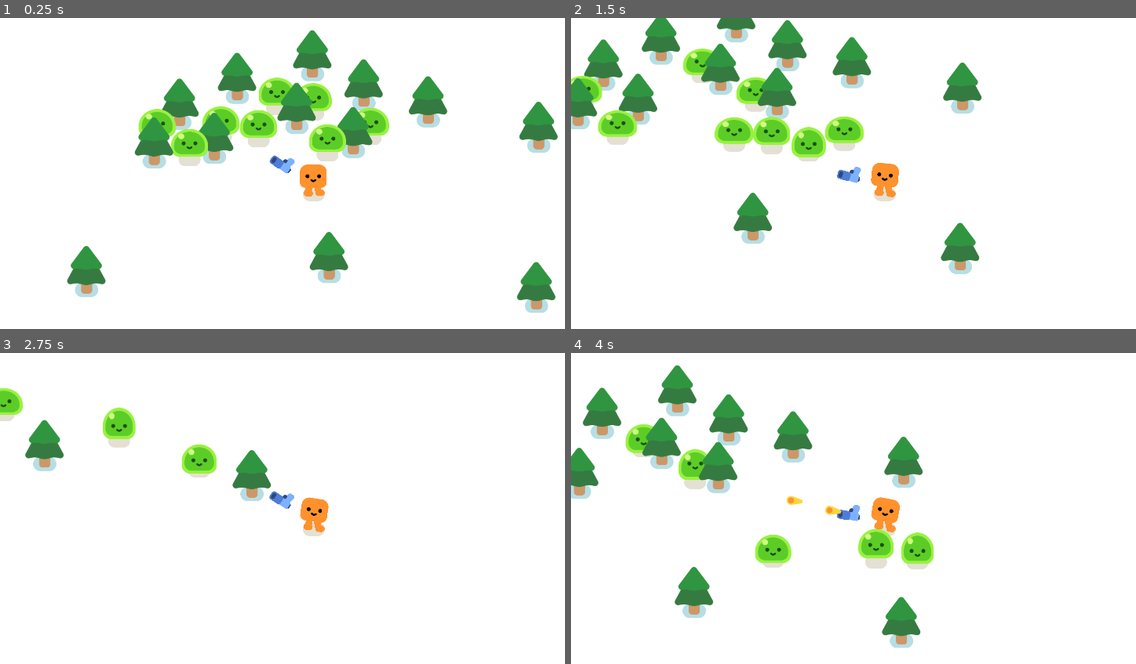
Above: before the commit, frames 1-4 (two rows, left to right).
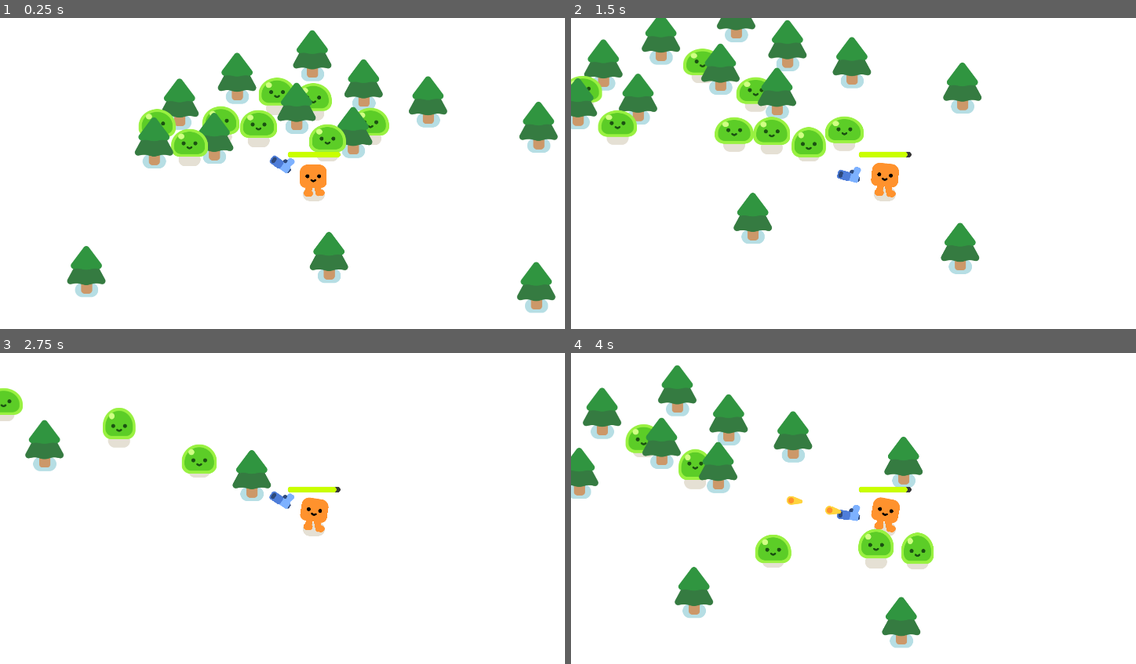
Above: after the commit, the same moments.

Repository: GlutenFreeGrass/Final-Project-Vampire-Survivor
Game: Godot game, scene res://survivors_game.tscn
Same seed, same stepped clock (60 frames per second), same inputs: the game is played once before the commit and once after it.
Inputs:
- Up to frame 1 (0.25 s): no input
- Up to frame 2 (1.5 s): hold D (move_right) 0.53-1.28 s; hold S (move_down) from 1.28 s (still down)
- Up to frame 3 (2.75 s): release S (move_down) at 2.03 s; hold D (move_right) from 2.03 s (still down)
- Up to frame 4 (4 s): release D (move_right) at 2.78 s; hold W (move_up) 2.78-3.53 s; hold A (move_left) from 3.53 s (still down)

The runs differ from the first frame. In frame 1, 0.2% of the frame differs, in the area x 50-61%, y 42-45%; in frame 2, 0.2%; in frame 3, 0.2%, in the area x 20-61%, y 17-45%; in frame 4, 0.2%.

Commit message:
Add Working Health Bar

Diff:
--- a/2d-project-start/character_body_2d.gd
+++ b/2d-project-start/character_body_2d.gd
@@ -1,13 +1,8 @@
 extends CharacterBody2D
 
+signal health_depleted
 
-
-
-
-
-
-
-
+var health = 100.0
 
 func _physics_process(delta):
 	var direction = Input.get_vector("move_left","move_right", "move_up", "move_down")
@@ -18,3 +13,13 @@
 		%HappyBoo.play_walk_animation()
 	else:
 		%HappyBoo.play_idle_animation()
+
+	const DAMAGE_RATE = 25.0
+	var overlapping_mobs = %HurtBox.get_overlapping_bodies()
+	if overlapping_mobs.size() > 0:
+		health -= DAMAGE_RATE * overlapping_mobs.size() * delta
+		%ProgressBar.value = health
+		if health <= 0.0:
+			health_depleted.emit()
+
+		#1:56:32
--- a/2d-project-start/player.tscn
+++ b/2d-project-start/player.tscn
@@ -6,6 +6,23 @@
 
 [sub_resource type="CircleShape2D" id="CircleShape2D_ihnyb"]
 radius = 33.0151
+
+[sub_resource type="CircleShape2D" id="CircleShape2D_ag51m"]
+radius = 39.4588
+
+[sub_resource type="StyleBoxFlat" id="StyleBoxFlat_52hvv"]
+bg_color = Color(0.211765, 0.211765, 0.211765, 1)
+corner_radius_top_left = 8
+corner_radius_top_right = 8
+corner_radius_bottom_right = 8
+corner_radius_bottom_left = 8
+
+[sub_resource type="StyleBoxFlat" id="StyleBoxFlat_wsuq3"]
+bg_color = Color(0.788235, 1, 0, 1)
+corner_radius_top_left = 8
+corner_radius_top_right = 8
+corner_radius_bottom_right = 8
+corner_radius_bottom_left = 8
 
 [node name="Player" type="CharacterBody2D"]
 script = ExtResource("1_2lxd6")
@@ -18,7 +35,28 @@
 position = Vector2(0, -6)
 shape = SubResource("CircleShape2D_ihnyb")
 
+[node name="Gun" parent="." instance=ExtResource("3_7xr2s")]
+position = Vector2(0, -45)
+
+[node name="HurtBox" type="Area2D" parent="."]
+unique_name_in_owner = true
+collision_layer = 0
+collision_mask = 2
+
+[node name="CollisionShape2D" type="CollisionShape2D" parent="HurtBox"]
+position = Vector2(0, -8)
+shape = SubResource("CircleShape2D_ag51m")
+debug_color = Color(0.65098, 0.329412, 1, 0.419608)
+
 [node name="Camera2D" type="Camera2D" parent="."]
 
-[node name="Gun" parent="." instance=ExtResource("3_7xr2s")]
-position = Vector2(0, -45)
+[node name="ProgressBar" type="ProgressBar" parent="."]
+unique_name_in_owner = true
+offset_left = -80.0
+offset_top = -130.0
+offset_right = 81.0
+offset_bottom = -113.0
+theme_override_styles/background = SubResource("StyleBoxFlat_52hvv")
+theme_override_styles/fill = SubResource("StyleBoxFlat_wsuq3")
+value = 100.0
+show_percentage = false
Not shown: 1 places in 2d-project-start/player.tscn that only renumber resources
